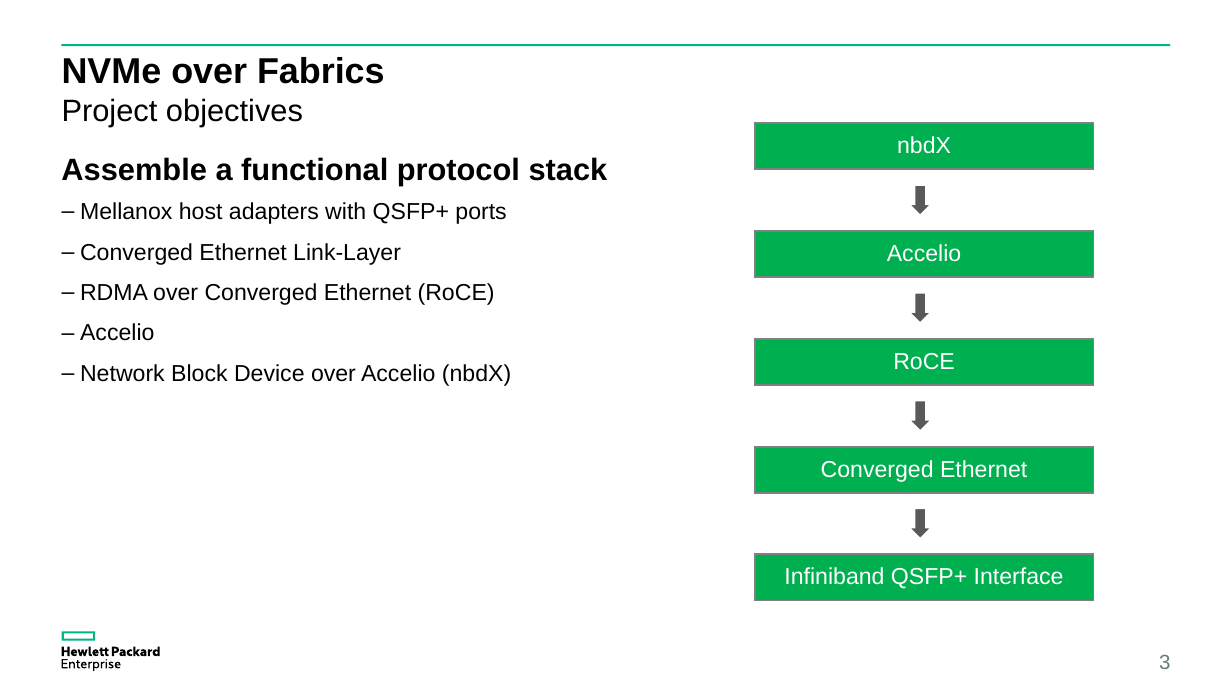
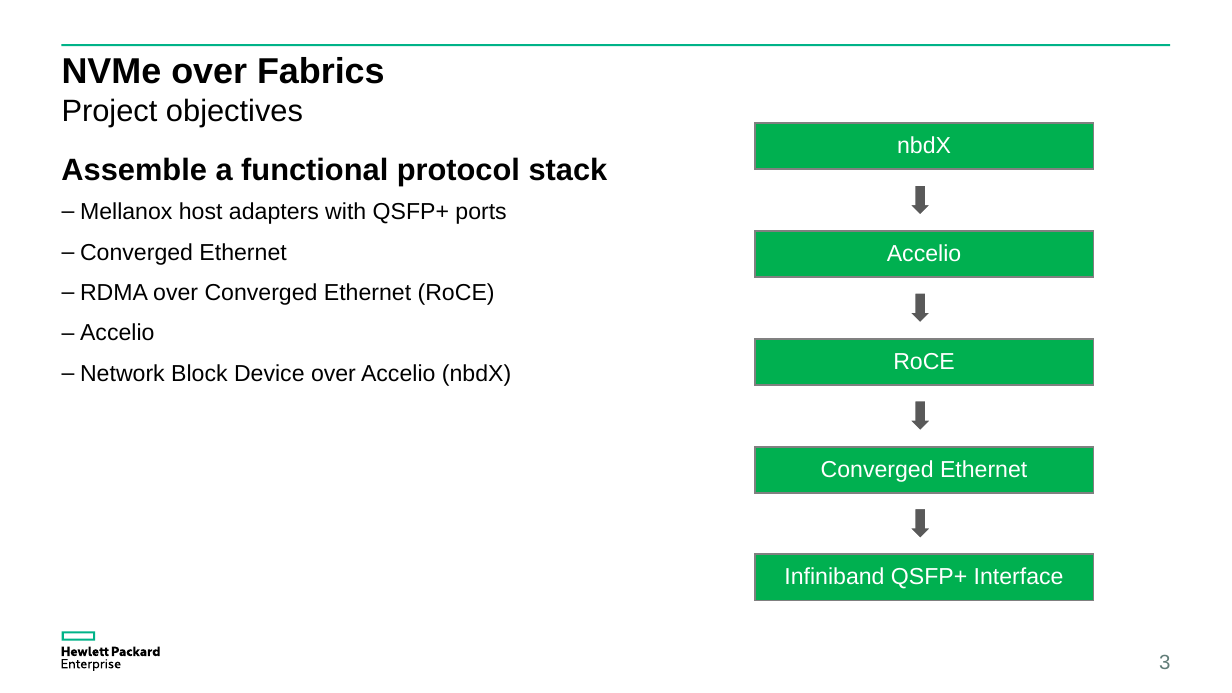
Before and after one commit to coy-humphrey/nvme-hpe, a slide deck: slide 3 of deliverables/HPE Presentation.pptx. Drawn at 1232x693 pixels with LibreOffice and Linux fonts; fonts in the diff are those of the drawing. Boxes give left, top, right and bottom in pixels: in the first picture for what was removed or moved away, otherwise in the second. Text is boxed around its words. In the diff, an @@ line names an element or a change of style, - is before the commit and + after.

```diff
--- a/deliverables/HPE Presentation.pptx
+++ b/deliverables/HPE Presentation.pptx
@@ text at [80,243,286,265]: text changed @@
-– Converged Ethernet Link-Layer
+– Converged Ethernet
```
Also in this commit, not shown: 2 other slides changed.
